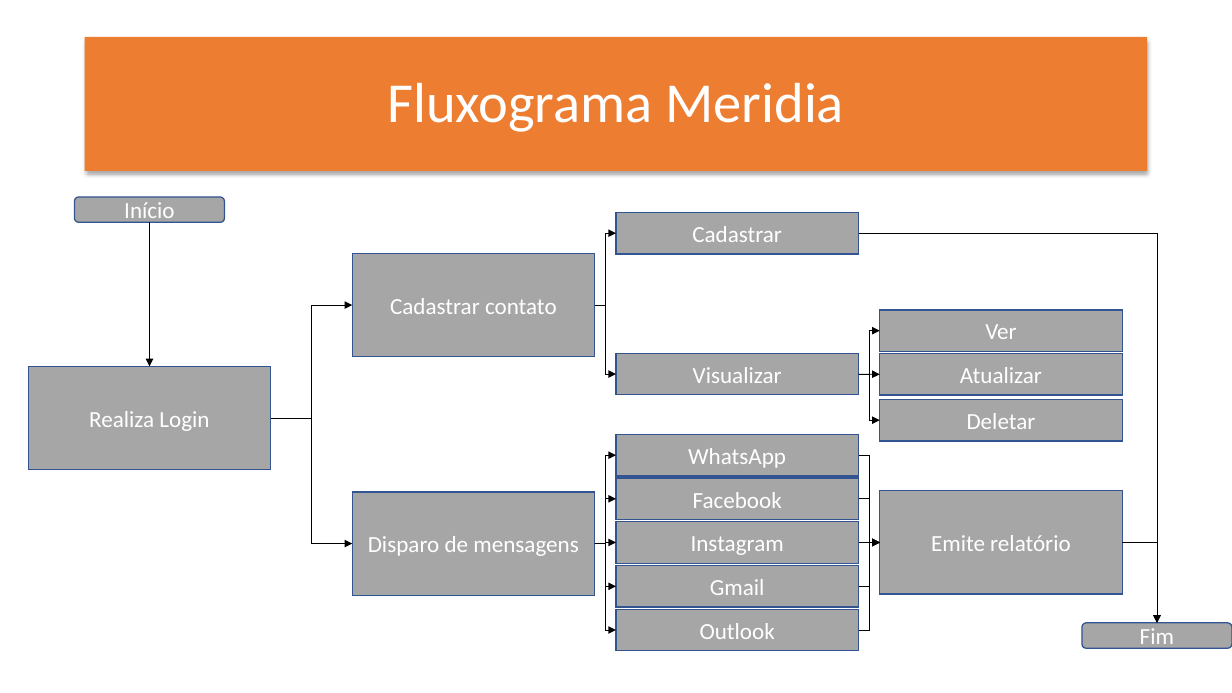
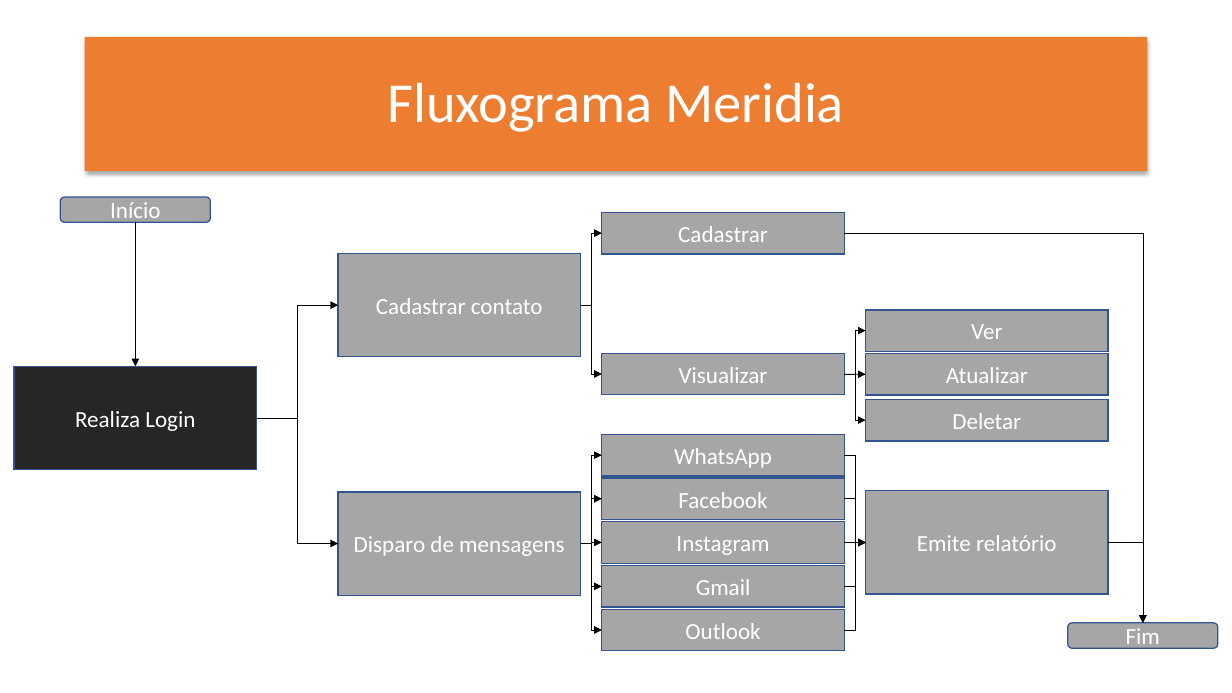
Before and after one commit to brjoaogabriel/meridia, a slide deck: slide 2 of material/logo.pptx. Drawn at 1232x693 pixels with LibreOffice and Linux fonts; fonts in the diff are those of the drawing. Boxes give left, top, right and bottom in pixels: in the first picture for what was removed or moved away, otherwise in the second. Text is boxed around its words. In the diff, an @@ line names an element or a change of style, - is before the commit and + after.

Commit message:
Banco de dados - Logins OK

```diff
--- a/material/logo.pptx
+++ b/material/logo.pptx
@@ rectangle "Realiza Login" at (14,366,256,470): fill #A6A6A6 to #262626 @@
@@ 18 elbow arrows, 14 rectangles, 2 rounded rectangles, 2 arrows: place and size @@
-18 elbow arrows, 14 rectangles, 2 rounded rectangles, 2 arrows at (29,197,1232,651)
+18 elbow arrows, 14 rectangles, 2 rounded rectangles, 2 arrows at (14,197,1218,651)
```
Also in this commit, not shown: 4 other files.
